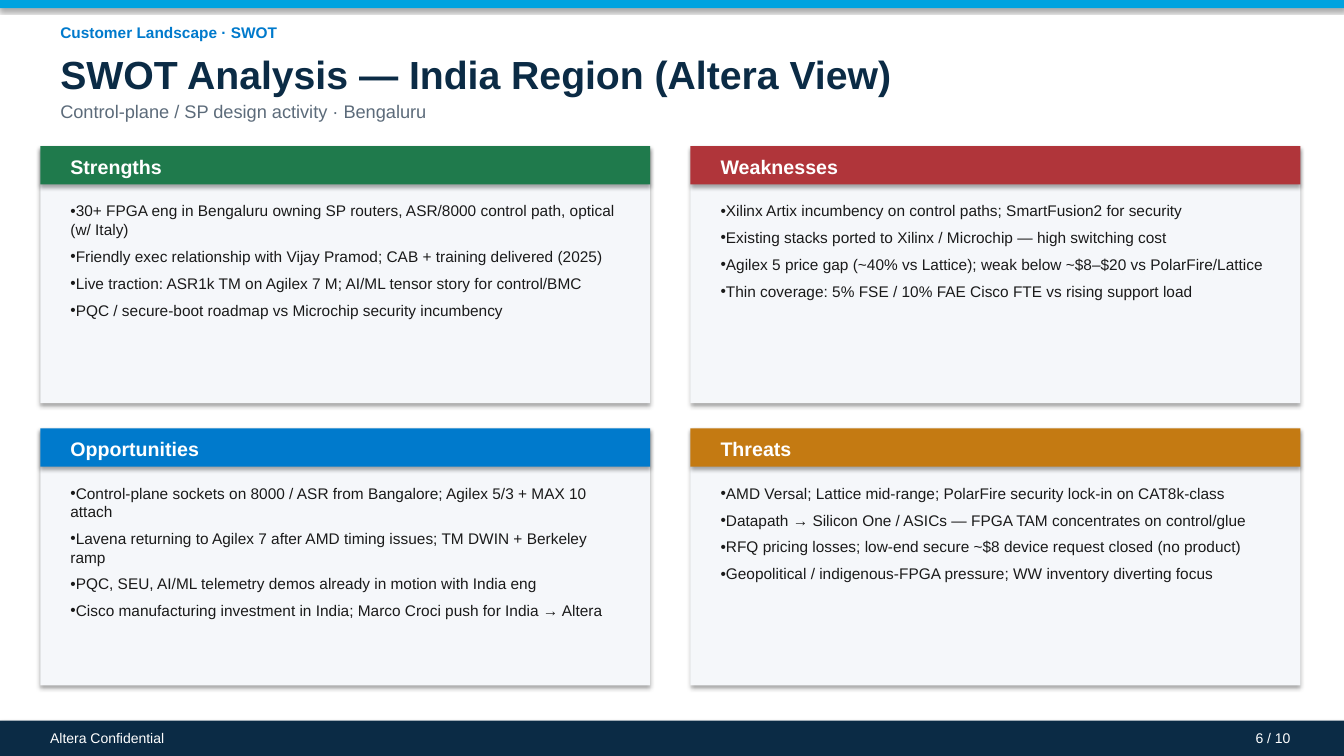
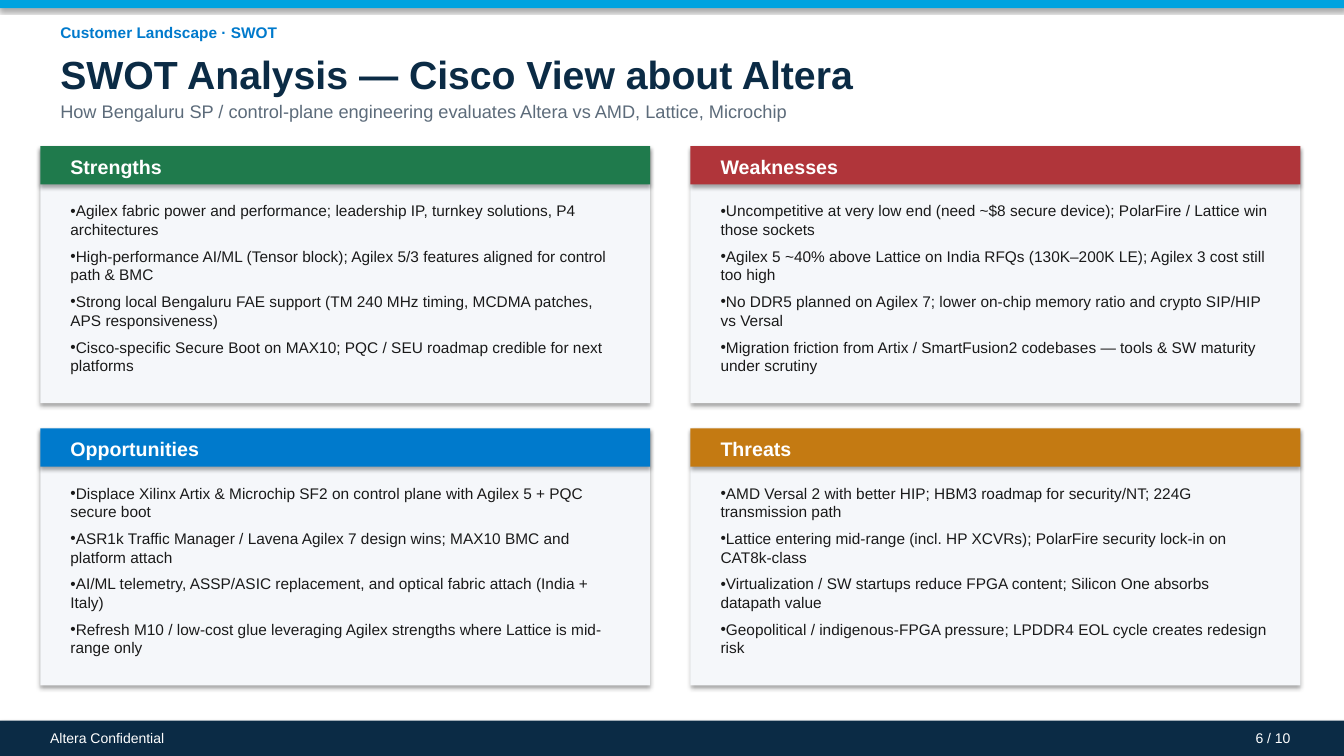
Before and after one commit to rushikeshpurohit0908/Cursor_Rushi, a slide deck: slide 6 of presentations/Cisco_India_Report_Altera_Account_Plan.pptx. Drawn at 1344x756 pixels with LibreOffice and Linux fonts; fonts in the diff are those of the drawing. Boxes give left, top, right and bottom in pixels: in the first picture for what was removed or moved away, otherwise in the second. Text is boxed around its words. In the diff, an @@ line names an element or a change of style, - is before the commit and + after.

```diff
--- a/presentations/Cisco_India_Report_Altera_Account_Plan.pptx
+++ b/presentations/Cisco_India_Report_Altera_Account_Plan.pptx
@@ text at [60,60,853,97]: text changed @@
-SWOT Analysis — India Region (Altera View)
+SWOT Analysis — Cisco View about Altera
@@ text at [60,105,787,122]: text changed @@
-Control-plane / SP design activity · Bengaluru
+How Bengaluru SP / control-plane engineering evaluates Altera vs AMD, Lattice, Microchip
@@ text at [70,205,606,374]: text changed @@
-• 30+ FPGA eng in Bengaluru owning SP routers, ASR/8000 control path, optical (w/ Italy)
-• Friendly exec relationship with Vijay Pramod; CAB + training delivered (2025)
-• Live traction: ASR1k TM on Agilex 7 M; AI/ML tensor story for control/BMC
-• PQC / secure-boot roadmap vs Microchip security incumbency
+• Agilex fabric power and performance; leadership IP, turnkey solutions, P4 architectures
+• High-performance AI/ML (Tensor block); Agilex 5/3 features aligned for control path & BMC
+• Strong local Bengaluru FAE support (TM 240 MHz timing, MCDMA patches, APS responsiveness)
+• Cisco-specific Secure Boot on MAX10; PQC / SEU roadmap credible for next platforms
@@ text at [721,204,1267,374]: text changed @@
-• Xilinx Artix incumbency on control paths; SmartFusion2 for security
-• Existing stacks ported to Xilinx / Microchip — high switching cost
-• Agilex 5 price gap (~40% vs Lattice); weak below ~$8–$20 vs PolarFire/Lattice
-• Thin coverage: 5% FSE / 10% FAE Cisco FTE vs rising support load
+• Uncompetitive at very low end (need ~$8 secure device); PolarFire / Lattice win those sockets
+• Agilex 5 ~40% above Lattice on India RFQs (130K–200K LE); Agilex 3 cost still too high
+• No DDR5 planned on Agilex 7; lower on-chip memory ratio and crypto SIP/HIP vs Versal
+• Migration friction from Artix / SmartFusion2 codebases — tools & SW maturity under scrutiny
@@ text at [70,488,601,656]: text changed @@
-• Control-plane sockets on 8000 / ASR from Bangalore; Agilex 5/3 + MAX 10 attach
-• Lavena returning to Agilex 7 after AMD timing issues; TM DWIN + Berkeley ramp
-• PQC, SEU, AI/ML telemetry demos already in motion with India eng
-• Cisco manufacturing investment in India; Marco Croci push for India → Altera
+• Displace Xilinx Artix & Microchip SF2 on control plane with Agilex 5 + PQC secure boot
+• ASR1k Traffic Manager / Lavena Agilex 7 design wins; MAX10 BMC and platform attach
+• AI/ML telemetry, ASSP/ASIC replacement, and optical fabric attach (India + Italy)
+• Refresh M10 / low-cost glue leveraging Agilex strengths where Lattice is mid-range only
@@ text at [721,488,1266,653]: text changed @@
-• AMD Versal; Lattice mid-range; PolarFire security lock-in on CAT8k-class
-• Datapath → Silicon One / ASICs — FPGA TAM concentrates on control/glue
-• RFQ pricing losses; low-end secure ~$8 device request closed (no product)
-• Geopolitical / indigenous-FPGA pressure; WW inventory diverting focus
+• AMD Versal 2 with better HIP; HBM3 roadmap for security/NT; 224G transmission path
+• Lattice entering mid-range (incl. HP XCVRs); PolarFire security lock-in on CAT8k-class
+• Virtualization / SW startups reduce FPGA content; Silicon One absorbs datapath value
+• Geopolitical / indigenous-FPGA pressure; LPDDR4 EOL cycle creates redesign risk
```
Also in this commit, not shown: 1 other slide changed, 3 other files.
